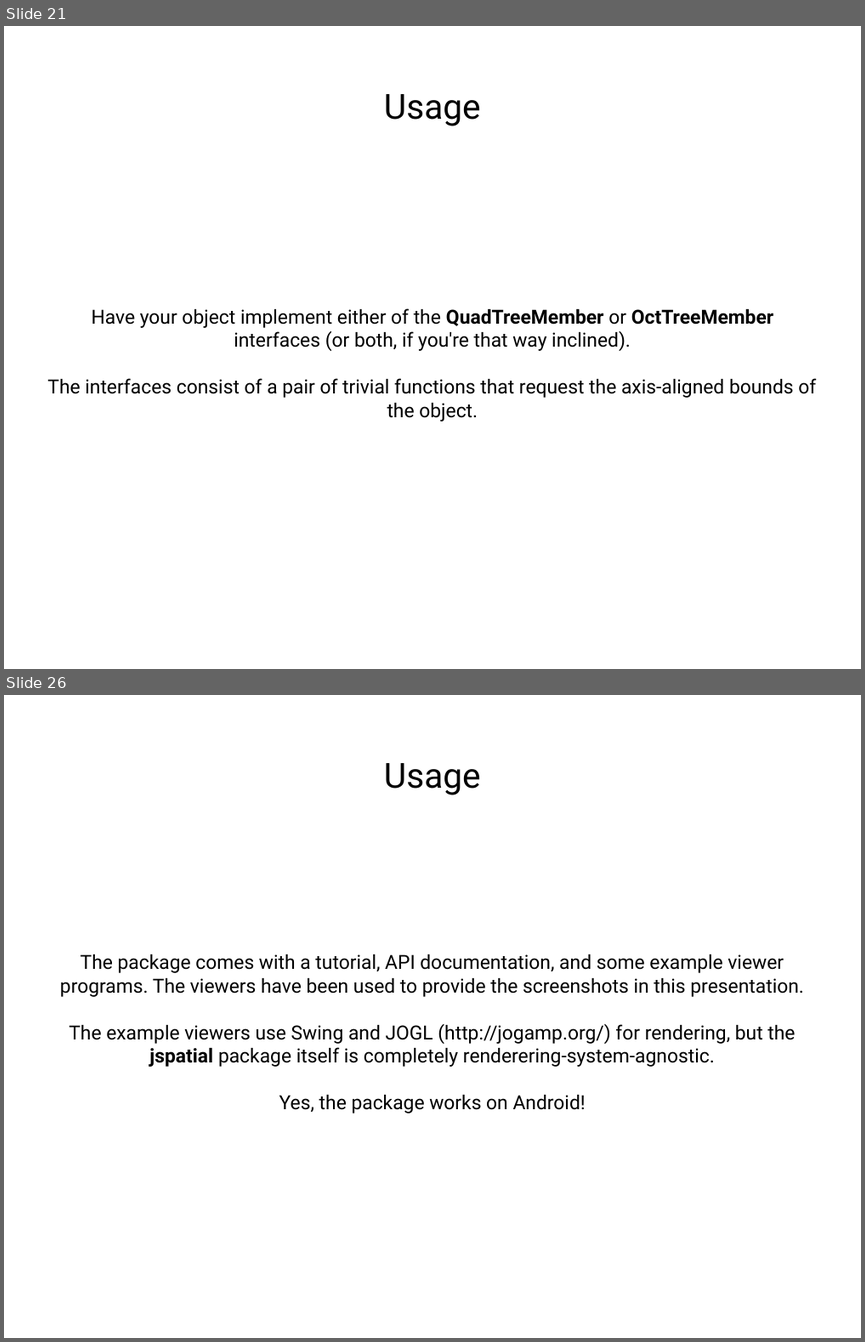
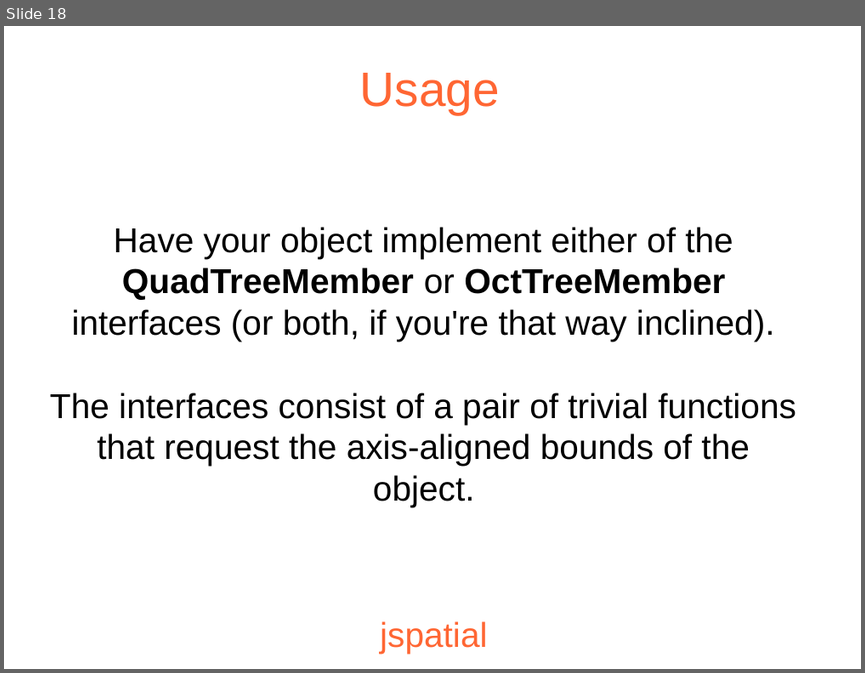
Before and after one commit to JogAmp/jogamp.org, a slide deck: doc/siggraph2013/bof/mark/jspatial.odp. Shown one above the other, each under a label of ours: slides 21 and 26 before the commit, slide 18 after it; the slides between them are not shown. The pictures are 865x1342 and 865x673 pixels, drawn with LibreOffice and Linux fonts; fonts in the diff are those of the drawing; background and template pictures are left out. Boxes give left, top, right and bottom in pixels: in the first picture for what was removed or moved away, otherwise in the second. Text is boxed around its words. In the diff, an @@ line names an element or a change of style, - is before the commit and + after.

```diff
--- a/doc/siggraph2013/bof/mark/jspatial.odp
+++ b/doc/siggraph2013/bof/mark/jspatial.odp
@@ slide 26 removed at [4, 695, 861, 1338], background #FFFFFF @@
@@ title removed at [384, 763, 481, 795] @@
-Usage
@@ subtitle removed at [60, 954, 804, 1113] @@
-The package comes with a tutorial, API documentation, and some example viewer programs. The viewers have been used to provide the screenshots in this presentation.
-The example viewers use Swing and JOGL (http://jogamp.org/) for rendering, but the jspatial package itself is completely renderering-system-agnostic.
-Yes, the package works on Android!
@@ what was slide 21 is now slide 18 @@
@@ slide 18 changed as well @@
@@ title "Usage": place and size @@
-title "Usage" at [384, 94, 481, 126]
+title "Usage" at [360, 73, 500, 115]
@@ title "Usage" at [360, 73, 500, 115]: size 32 to 44.7 pt, font Roboto to Arial, text colour #000000 to #FF6633 @@
@@ subtitle "Have your object implement either ..." at [50, 227, 796, 507]: size 18 to 32 pt, font Roboto to Arial @@
@@ title added at [380, 621, 487, 652], 32 pt, text #FF6633 @@
+jspatial
```
Also in this commit, not shown: 18 other slides changed, 1 slide added, 18 other slides removed, 1 other file.
